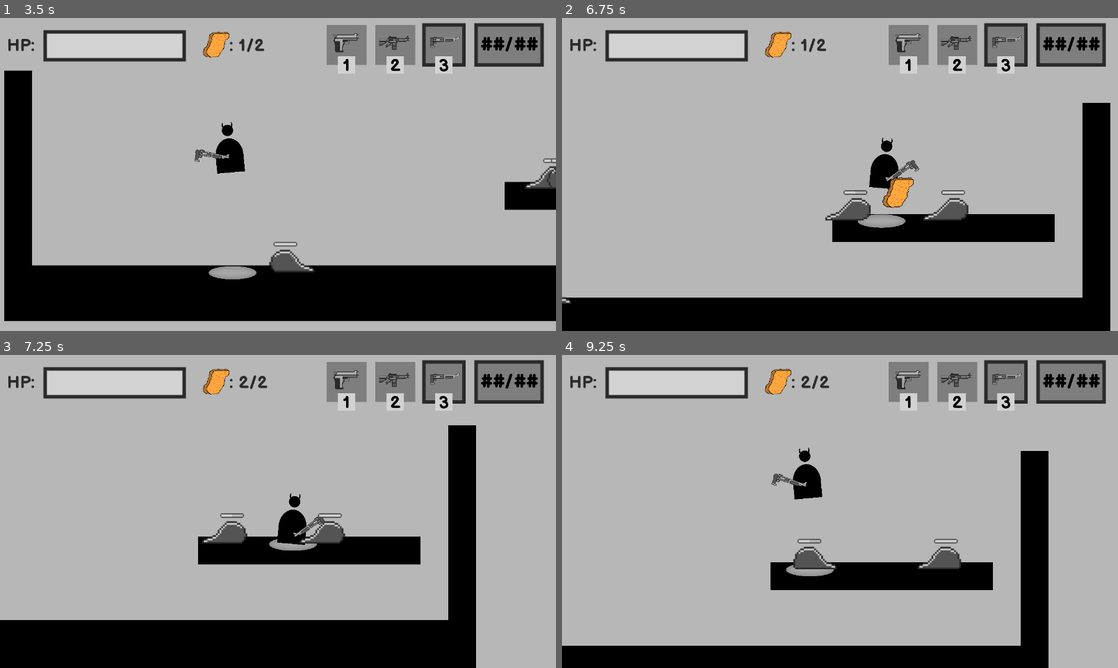
Above: before the commit, frames 1-4 (two rows, left to right).
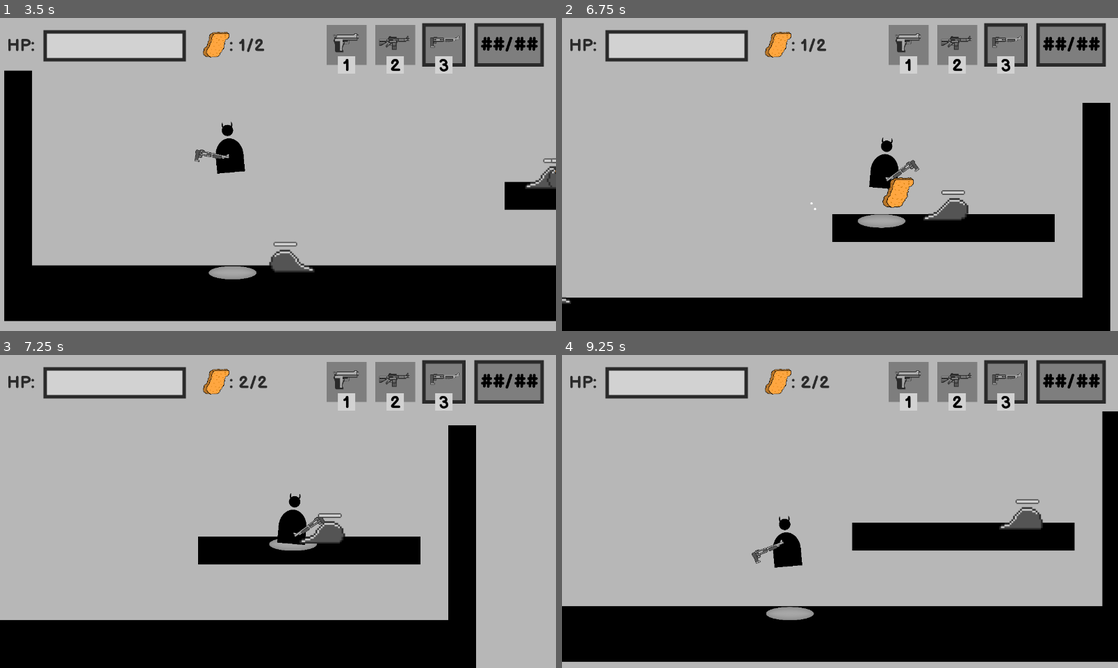
Above: after the commit, the same moments.

Repository: BesterCoder/nuggie-collector
Game: Godot game, scene res://levels/level_001.tscn
The game is run twice, just before and just after one commit, with the same random seed, the same clock (stepped at 60 frames per second) and the same inputs.
Inputs (mouse positions are in pixels of both pictures, inside the frame that each line leads up to):
- Up to frame 1 (3.5 s): move the mouse to (250, 237) at 0.52 s; hold D (move_right) 0.53-2.03 s; click (250, 237) at 0.6 s; tap W (jump) at 0.77, 1.52, 3.02 s; move the mouse to (444, 221) at 1.27 s; tap 1 (select_pistol) at 1.35 s; move the mouse to (111, 127) at 2.02 s; hold A (move_left) from 2.03 s (still down); tap 2 (select_rifle) at 2.1 s; move the mouse to (305, 174) at 2.77 s; tap 3 (select_shotgun) at 2.85 s
- Up to frame 2 (6.75 s): move the mouse to (756, 96) at 3.52 s; click (756, 96) at 3.6 s; tap W (jump) at 3.77, 4.52, 6.02 s; move the mouse to (962, 158) at 4.27 s; release A (move_left) at 4.28 s; hold D (move_right) from 4.28 s (still down); tap 1 (select_pistol) at 4.35 s; move the mouse to (728, 190) at 5.02 s; tap 2 (select_rifle) at 5.1 s; move the mouse to (895, 105) at 5.77 s; tap 3 (select_shotgun) at 5.85 s; move the mouse to (812, 237) at 6.52 s; click (812, 237) at 6.6 s
- Up to frame 3 (7.25 s): keep holding D (move_right); tap W (jump) at 6.77 s
- Up to frame 4 (9.25 s): move the mouse to (1006, 558) at 7.27 s; tap 1 (select_pistol) at 7.35 s; tap W (jump) at 7.52, 9.02 s; move the mouse to (673, 464) at 8.02 s; release D (move_right) at 8.03 s; hold A (move_left) from 8.03 s (still down); tap 2 (select_rifle) at 8.1 s; move the mouse to (867, 511) at 8.77 s; tap 3 (select_shotgun) at 8.85 s

Frame 1 is identical in both runs. In frame 2, 0.4% of the frame differs, in the area x 44-56%, y 54-65%; in frame 3, 0.4%; in frame 4, 26%, in the area x 0-100%, y 18-100%.

Commit message:
Shotgun now shoots 5 bullets that spread

Diff:
--- a/characters/weapons/shotgun/Shotgun.gd
+++ b/characters/weapons/shotgun/Shotgun.gd
@@ -2,6 +2,13 @@
 
 export var weapon_bullet: PackedScene
 
+const rotation_map = [
+	deg2rad(15),
+	deg2rad(7.5),
+	deg2rad(0),
+	deg2rad(-15),
+	deg2rad(-7.5),
+]
 
 func shoot():
 	var point_position = $BulletPoint.global_position
@@ -11,8 +18,9 @@
 		point_position = $BulletPoint.global_position
 		$BulletPoint.position.y *= -1
 
-	var new_bullet = weapon_bullet.instance()
-	new_bullet.initialize((get_global_mouse_position() - global_position).normalized())
-	new_bullet.global_position = point_position
-
-	get_tree().current_scene.add_child(new_bullet)
+	var normalized_vector = (get_global_mouse_position() - global_position).normalized()
+	for rotation in rotation_map:
+		var new_bullet = weapon_bullet.instance()
+		new_bullet.initialize(normalized_vector.rotated(rotation))
+		new_bullet.global_position = point_position
+		get_tree().current_scene.add_child(new_bullet)
